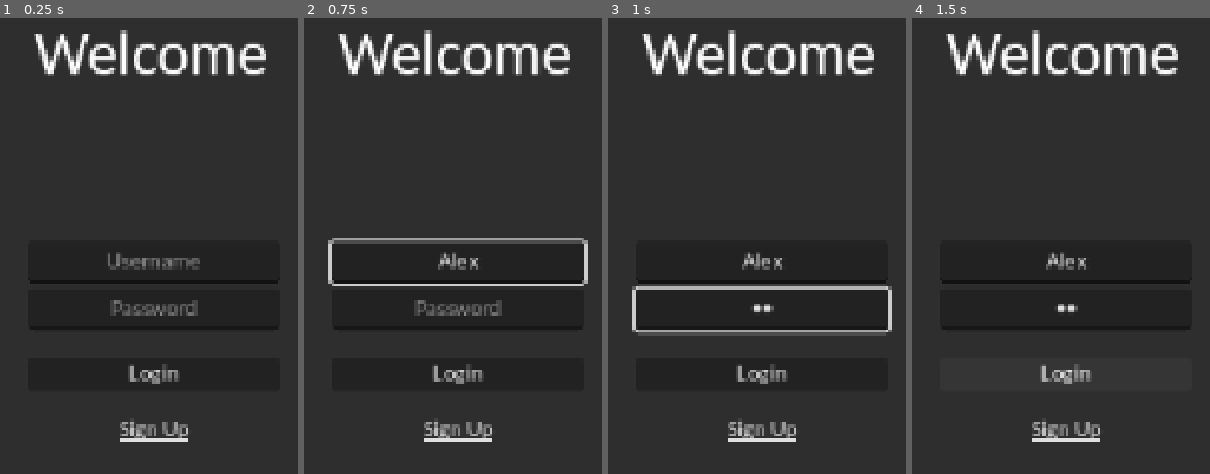
Above: before the commit, frames 1-4 (left to right).
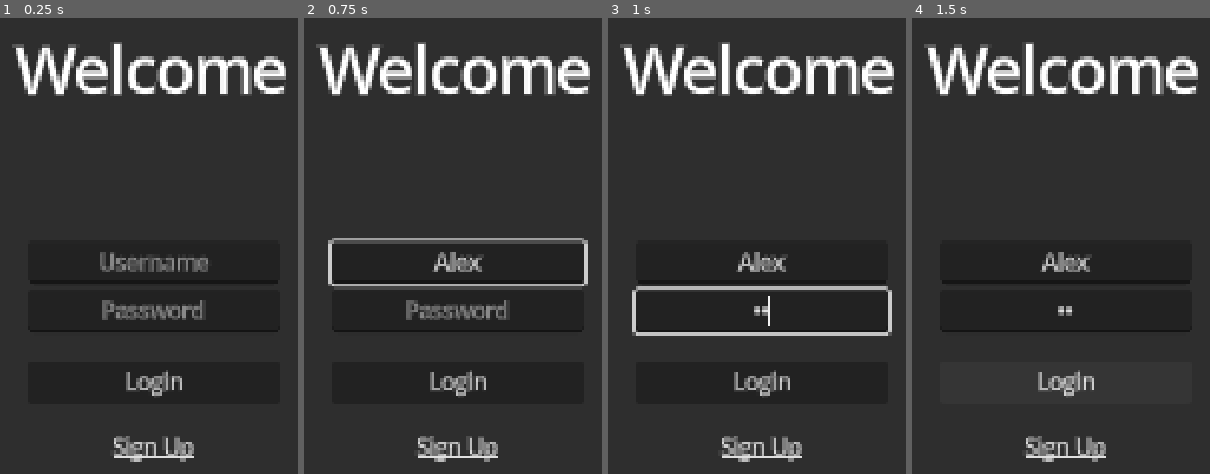
Above: after the commit, the same moments.

Repository: clride/Pernu
Game: Godot game, scene res://UI/main.tscn
Same seed, same stepped clock (60 frames per second), same inputs: the game is played once before the commit and once after it.
Inputs (mouse positions are in pixels of both pictures, inside the frame that each line leads up to):
- Up to frame 1 (0.25 s): no input
- Up to frame 2 (0.75 s): click (458, 264) at 0.52 s; type "Alex" at 0.6 s
- Up to frame 3 (1 s): click (762, 309) at 0.75 s; type "12" at 0.83 s
- Up to frame 4 (1.5 s): click "Login" at 1.25 s

The runs differ from the first frame. In frame 1, 11% of the frame differs, in the area x 4-96%, y 2-98%; in frame 2, 11%; in frame 3, 11%; in frame 4, 9.6%.

Commit message:
Fix PIP packages

Diff:
--- a/app/Assets/Themes/Catppuccin/Catppuccin Frappé.tres
+++ /dev/null
@@ -1,44 +0,0 @@
-[color_theme]
-
-symbol_color="99d1dbff"
-keyword_color="ca9ee6ff"
-control_flow_keyword_color="ca9ee6ff"
-base_type_color="e5c890ff"
-engine_type_color="e5c890ff"
-user_type_color="e5c890ff"
-comment_color="737994ff"
-string_color="a6d189ff"
-background_color="303446ff"
-completion_background_color="292c3cff"
-completion_selected_color="414559ff"
-completion_existing_color="ca9ee621"
-completion_scroll_color="414559ff"
-completion_scroll_hovered_color="51576dff"
-completion_font_color="c6d0f5ff"
-text_color="c6d0f5ff"
-line_number_color="838ba7ff"
-safe_line_number_color="a6d189ff"
-caret_color="f2d5cfff"
-caret_background_color="000000ff"
-text_selected_color="c6d0f5ff"
-selection_color="626880ff"
-brace_mismatch_color="e78284ff"
-current_line_color="c6d0f510"
-line_length_guideline_color="414559ff"
-word_highlighted_color="626880ff"
-number_color="ef9f76ff"
-function_color="8caaeeff"
-member_variable_color="babbf1ff"
-mark_color="e7828438"
-bookmark_color="8caaeeff"
-breakpoint_color="e78284ff"
-executing_line_color="e5c890ff"
-code_folding_color="838ba7ff"
-search_result_color="626880ff"
-search_result_border_color="00000000"
-gdscript/function_definition_color="8caaeeff"
-gdscript/global_function_color="e78284ff"
-gdscript/node_path_color="81c8beff"
-gdscript/node_reference_color="81c8beff"
-gdscript/annotation_color="ef9f76ff"
-gdscript/string_name_color="c6d0f5ff"
--- a/app/Assets/Themes/Catppuccin/Catppuccin Latte.tres
+++ /dev/null
@@ -1,44 +0,0 @@
-[color_theme]
-
-symbol_color="04a5e5ff"
-keyword_color="8839efff"
-control_flow_keyword_color="8839efff"
-base_type_color="df8e1dff"
-engine_type_color="df8e1dff"
-user_type_color="df8e1dff"
-comment_color="9ca0b0ff"
-string_color="40a02bff"
-background_color="eff1f5ff"
-completion_background_color="e6e9efff"
-completion_selected_color="ccd0daff"
-completion_existing_color="8839ef21"
-completion_scroll_color="ccd0daff"
-completion_scroll_hovered_color="bcc0ccff"
-completion_font_color="4c4f69ff"
-text_color="4c4f69ff"
-line_number_color="8c8fa1ff"
-safe_line_number_color="40a02bff"
-caret_color="dc8a78ff"
-caret_background_color="000000ff"
-text_selected_color="4c4f69ff"
-selection_color="acb0beff"
-brace_mismatch_color="d20f39ff"
-current_line_color="4c4f6910"
-line_length_guideline_color="ccd0daff"
-word_highlighted_color="acb0beff"
-number_color="fe640bff"
-function_color="1e66f5ff"
-member_variable_color="7287fdff"
-mark_color="d20f3938"
-bookmark_color="1e66f5ff"
-breakpoint_color="d20f39ff"
-executing_line_color="df8e1dff"
-code_folding_color="8c8fa1ff"
-search_result_color="acb0beff"
-search_result_border_color="00000000"
-gdscript/function_definition_color="1e66f5ff"
-gdscript/global_function_color="d20f39ff"
-gdscript/node_path_color="179299ff"
-gdscript/node_reference_color="179299ff"
-gdscript/annotation_color="fe640bff"
-gdscript/string_name_color="4c4f69ff"
--- a/app/Assets/Themes/Catppuccin/Catppuccin Macchiato.tres
+++ /dev/null
@@ -1,44 +0,0 @@
-[color_theme]
-
-symbol_color="91d7e3ff"
-keyword_color="c6a0f6ff"
-control_flow_keyword_color="c6a0f6ff"
-base_type_color="eed49fff"
-engine_type_color="eed49fff"
-user_type_color="eed49fff"
-comment_color="6e738dff"
-string_color="a6da95ff"
-background_color="24273aff"
-completion_background_color="1e2030ff"
-completion_selected_color="363a4fff"
-completion_existing_color="c6a0f621"
-completion_scroll_color="363a4fff"
-completion_scroll_hovered_color="494d64ff"
-completion_font_color="cad3f5ff"
-text_color="cad3f5ff"
-line_number_color="8087a2ff"
-safe_line_number_color="a6da95ff"
-caret_color="f4dbd6ff"
-caret_background_color="000000ff"
-text_selected_color="cad3f5ff"
-selection_color="5b6078ff"
-brace_mismatch_color="ed8796ff"
-current_line_color="cad3f510"
-line_length_guideline_color="363a4fff"
-word_highlighted_color="5b6078ff"
-number_color="f5a97fff"
-function_color="8aadf4ff"
-member_variable_color="b7bdf8ff"
-mark_color="ed879638"
-bookmark_color="8aadf4ff"
-breakpoint_color="ed8796ff"
-executing_line_color="eed49fff"
-code_folding_color="8087a2ff"
-search_result_color="5b6078ff"
-search_result_border_color="00000000"
-gdscript/function_definition_color="8aadf4ff"
-gdscript/global_function_color="ed8796ff"
-gdscript/node_path_color="8bd5caff"
-gdscript/node_reference_color="8bd5caff"
-gdscript/annotation_color="f5a97fff"
-gdscript/string_name_color="cad3f5ff"
--- a/app/Assets/Themes/Catppuccin/Catppuccin Mocha.tres
+++ /dev/null
@@ -1,44 +0,0 @@
-[color_theme]
-
-symbol_color="89dcebff"
-keyword_color="cba6f7ff"
-control_flow_keyword_color="cba6f7ff"
-base_type_color="f9e2afff"
-engine_type_color="f9e2afff"
-user_type_color="f9e2afff"
-comment_color="6c7086ff"
-string_color="a6e3a1ff"
-background_color="1e1e2eff"
-completion_background_color="181825ff"
-completion_selected_color="313244ff"
-completion_existing_color="cba6f721"
-completion_scroll_color="313244ff"
-completion_scroll_hovered_color="45475aff"
-completion_font_color="cdd6f4ff"
-text_color="cdd6f4ff"
-line_number_color="7f849cff"
-safe_line_number_color="a6e3a1ff"
-caret_color="f5e0dcff"
-caret_background_color="000000ff"
-text_selected_color="cdd6f4ff"
-selection_color="585b70ff"
-brace_mismatch_color="f38ba8ff"
-current_line_color="cdd6f410"
-line_length_guideline_color="313244ff"
-word_highlighted_color="585b70ff"
-number_color="fab387ff"
-function_color="89b4faff"
-member_variable_color="b4befeff"
-mark_color="f38ba838"
-bookmark_color="89b4faff"
-breakpoint_color="f38ba8ff"
-executing_line_color="f9e2afff"
-code_folding_color="7f849cff"
-search_result_color="585b70ff"
-search_result_border_color="00000000"
-gdscript/function_definition_color="89b4faff"
-gdscript/global_function_color="f38ba8ff"
-gdscript/node_path_color="94e2d5ff"
-gdscript/node_reference_color="94e2d5ff"
-gdscript/annotation_color="fab387ff"
-gdscript/string_name_color="cdd6f4ff"
--- a/app/UI/main.tscn
+++ b/app/UI/main.tscn
@@ -61,7 +61,7 @@
 [node name="LinkButton" type="LinkButton" parent="Login/CenterContainer" unique_id=1236800948]
 layout_mode = 2
 text = "Sign Up"
-uri = "https://chat.siliconium.org/signup"
+uri = "http://127.0.0.0:5000"
 
 [node name="Panel" type="Panel" parent="." unique_id=1205920962]
 z_index = -10
--- a/app/project.godot
+++ b/app/project.godot
@@ -31,8 +31,6 @@
 theme/default_font_hinting=2
 theme/default_font_multichannel_signed_distance_field=true
 theme/default_font_generate_mipmaps=true
-theme/custom="res://Assets/Themes/Catppuccin/Catppuccin Frappé.tres"
-theme/custom_font="uid://c4ielbt0hekl7"
 
 [rendering]
 
Not shown, removed: app/Assets/Themes/Catppuccin/LICENSE
Not shown, changed: pip.txt
